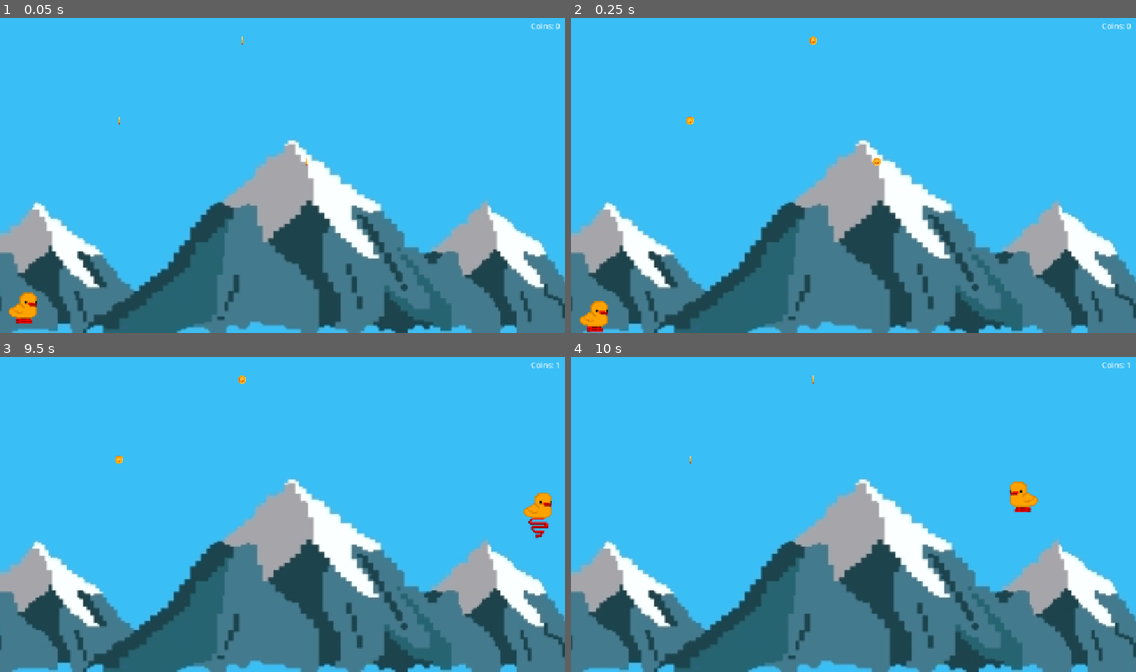
Above: before the commit, frames 1-4 (two rows, left to right).
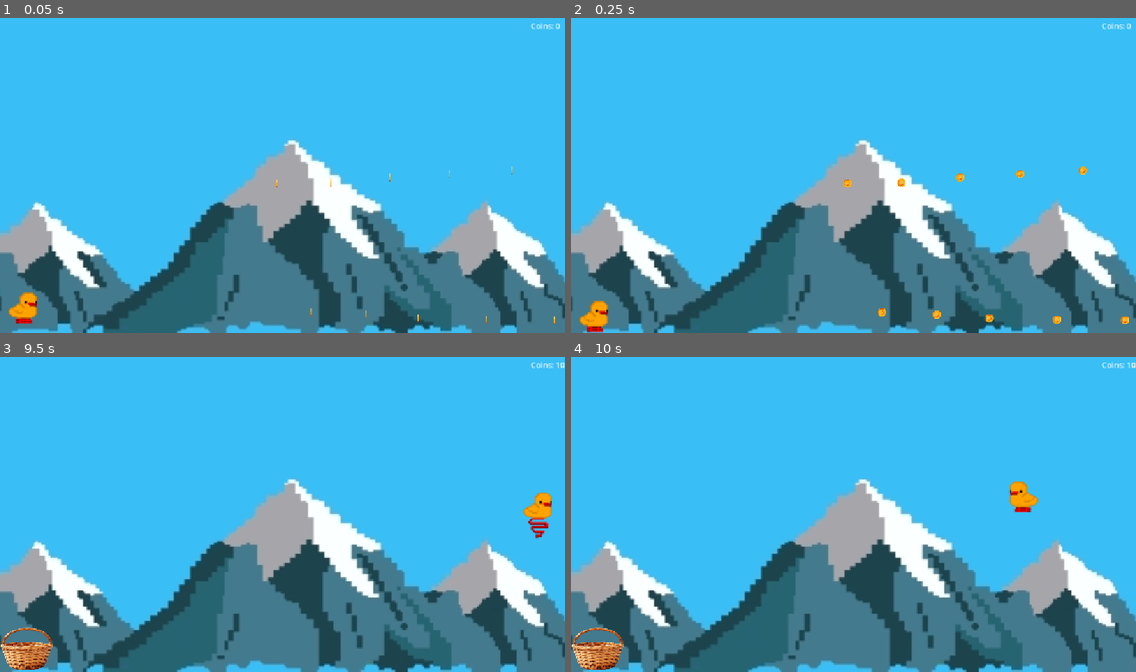
Above: after the commit, the same moments.

Repository: axxel-otl/placeholder
Game: Godot game, scene res://main.tscn
Two runs of this game, one before a commit and one after it. Both use one fixed random seed, a clock stepped at 60 frames per second and the inputs below. Sound files missing from this copy of the repository are replaced by a short silence.
Inputs:
- Up to frame 1 (0.05 s): no input
- Up to frame 2 (0.25 s): no input
- Up to frame 3 (9.5 s): hold Right (ui_right) 0.53-2.03 s; tap Up (jump) at 0.77, 1.52, 3.02, 3.77, 4.52, 6.02, 6.77, 7.52, 9.02 s; hold Left (ui_left) 2.03-2.78 s; hold Right (ui_right) 2.78-4.28 s; hold Left (ui_left) 4.28-5.03 s; hold Right (ui_right) 5.03-5.78 s; hold Left (ui_left) 5.78-7.28 s; hold Right (ui_right) from 7.28 s (still down)
- Up to frame 4 (10 s): release Right (ui_right) at 9.53 s; hold Left (ui_left) from 9.53 s (still down); tap Up (jump) at 9.77 s

The runs differ from the first frame. In frame 1, less than 0.1% of the frame differs, in the area x 21-99%, y 5-98%; in frame 2, 0.4%; in frame 3, 0.8%, in the area x 0-100%, y 1-100%; in frame 4, 0.8%.

Commit message:
feat: Add everything necessary to win, now we only need to add a win scene, the platforms, and if possible some enemies+death scene

Diff:
--- /dev/null
+++ b/Global.gd
@@ -0,0 +1,20 @@
+extends Node2D
+
+var collectedCoins = 0
+var TimeElapsed: float = 0.0
+var TimerRunning: bool = true
+
+func _process(delta: float) -> void:
+	if TimerRunning:
+		TimeElapsed += delta
+
+func StopTimer() -> void:
+	TimerRunning = false
+
+func ResetTimer() -> void:
+	TimeElapsed = 0.0
+	TimerRunning = true
+
+func _onWin() -> void:
+	StopTimer()
+	# get_tree().change_scene_to_file("res://scenes/Win.tscn")
--- /dev/null
+++ b/basket.gd
@@ -0,0 +1,9 @@
+extends Area2D
+
+func _ready() -> void:
+	visible = false
+	$CollisionShape2D.disabled = true
+
+func _onEnoughCoins() -> void:
+	visible = true
+	$CollisionShape2D.set_deferred("disabled", false)
--- a/main.tscn
+++ b/main.tscn
@@ -2,8 +2,10 @@
 
 [ext_resource type="Script" uid="uid://dpag2kjscpvig" path="res://player.gd" id="1_0xm2m"]
 [ext_resource type="Texture2D" uid="uid://cv4ydcorn2o5f" path="res://Basket.png" id="1_1bvp3"]
+[ext_resource type="Script" uid="uid://cfi1gnim2ydwn" path="res://Global.gd" id="1_4c57u"]
 [ext_resource type="Texture2D" uid="uid://cg7fa4assde66" path="res://Bg.jpg" id="1_7mycd"]
 [ext_resource type="PackedScene" uid="uid://da1mlifcl70kh" path="res://Coin.tscn" id="4_1bvp3"]
+[ext_resource type="Script" uid="uid://cj2bwguvho8h7" path="res://basket.gd" id="4_efxa6"]
 [ext_resource type="Texture2D" uid="uid://ckmtjw2ojyfe3" path="res://PatoDown.png" id="5_272bh"]
 [ext_resource type="Texture2D" uid="uid://c1gf0aci5wk48" path="res://PatoIdle.png" id="6_5vw27"]
 [ext_resource type="Texture2D" uid="uid://bgug2i6a47fm2" path="res://PatoUp.png" id="7_kek77"]
@@ -39,6 +41,7 @@
 [sub_resource type="RectangleShape2D" id="RectangleShape2D_miocd"]
 
 [node name="Node2D" type="Node2D" unique_id=448943906]
+script = ExtResource("1_4c57u")
 
 [node name="Bg" type="StaticBody2D" parent="." unique_id=25805088]
 collision_layer = 2
@@ -69,17 +72,38 @@
 texture = ExtResource("1_7mycd")
 
 [node name="Coin" parent="." unique_id=1063425572 instance=ExtResource("4_1bvp3")]
-position = Vector2(246, 216)
+position = Vector2(567, 344)
 
 [node name="Coin2" parent="." unique_id=688302627 instance=ExtResource("4_1bvp3")]
-position = Vector2(497, 53)
+position = Vector2(637, 607)
 
 [node name="Coin3" parent="." unique_id=2103575640 instance=ExtResource("4_1bvp3")]
-position = Vector2(627, 300)
+position = Vector2(677, 343)
+
+[node name="Coin4" parent="." unique_id=326939582 instance=ExtResource("4_1bvp3")]
+position = Vector2(749, 612)
+
+[node name="Coin5" parent="." unique_id=193714215 instance=ExtResource("4_1bvp3")]
+position = Vector2(797, 332)
+
+[node name="Coin6" parent="." unique_id=1794657655 instance=ExtResource("4_1bvp3")]
+position = Vector2(856, 619)
+
+[node name="Coin7" parent="." unique_id=712061312 instance=ExtResource("4_1bvp3")]
+position = Vector2(919, 325)
+
+[node name="Coin8" parent="." unique_id=1515852796 instance=ExtResource("4_1bvp3")]
+position = Vector2(994, 622)
+
+[node name="Coin9" parent="." unique_id=1578220961 instance=ExtResource("4_1bvp3")]
+position = Vector2(1047, 318)
+
+[node name="Coin10" parent="." unique_id=469737519 instance=ExtResource("4_1bvp3")]
+position = Vector2(1133, 623)
 
 [node name="Basket" type="Area2D" parent="." unique_id=25686527 groups=["basket"]]
-visible = false
-position = Vector2(75, 75)
+position = Vector2(55, 598)
+script = ExtResource("4_efxa6")
 
 [node name="Sprite2D" type="Sprite2D" parent="Basket" unique_id=1398238635]
 scale = Vector2(0.4, 0.4)
@@ -136,6 +160,8 @@
 autoplay = true
 script = ExtResource("9_kek77")
 
+[connection signal="EnoughCoins" from="Player" to="Basket" method="_onEnoughCoins"]
+[connection signal="Won" from="Player" to="." method="_onWin"]
 [connection signal="area_entered" from="Player/PickBox" to="Player" method="_on_pick_box_area_entered"]
 [connection signal="area_entered" from="Player/ReceiveBox" to="Player" method="_on_pick_box_area_entered"]
 [connection signal="area_entered" from="Player/DealBox" to="Player" method="_on_pick_box_area_entered"]
--- a/player.gd
+++ b/player.gd
@@ -1,9 +1,10 @@
 extends CharacterBody2D
 
-var CollectedCoins = 0
+signal Won
+signal EnoughCoins
+var enoughEmitted = false
 
 func _ready() -> void:
-	CollectedCoins = 0
 	$CanvasLayer/CoinCountDisplay.text = "Coins: 0"
 	$AnimatedSprite2D.sprite_frames.set_animation_loop("default", true)
 	$AnimatedSprite2D.play("default")
@@ -32,5 +33,10 @@
 func _on_pick_box_area_entered(area: Area2D) -> void:
 	if area.is_in_group("coin"):
 		area.queue_free()
-		CollectedCoins += 1
-		$CanvasLayer/CoinCountDisplay.text = "Coins: " + str(CollectedCoins)
+		Global.collectedCoins += 1
+		$CanvasLayer/CoinCountDisplay.text = "Coins: " + str(Global.collectedCoins)
+		if Global.collectedCoins >= 10 and enoughEmitted == false:
+			EnoughCoins.emit()
+			enoughEmitted = true
+	if area.is_in_group("basket") and Global.collectedCoins >= 10:
+		Won.emit()
--- a/project.godot
+++ b/project.godot
@@ -14,6 +14,10 @@
 run/main_scene="uid://dqh1tbmjjymgj"
 config/features=PackedStringArray("4.7", "GL Compatibility")
 config/icon="res://icon.svg"
+
+[autoload]
+
+Global="*uid://cfi1gnim2ydwn"
 
 [display]
 
Not shown, added: Global.gd.uid
Not shown, added: basket.gd.uid
